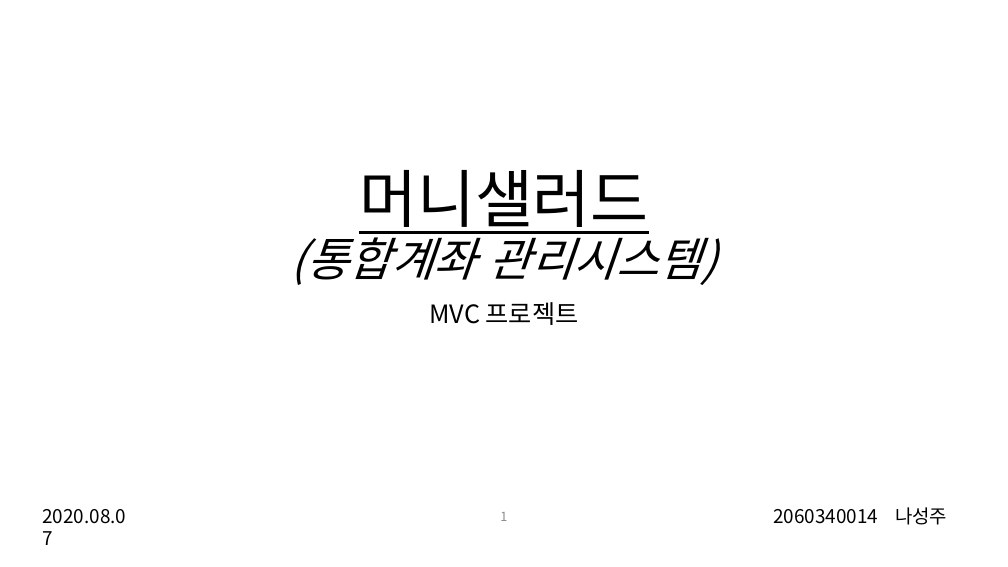
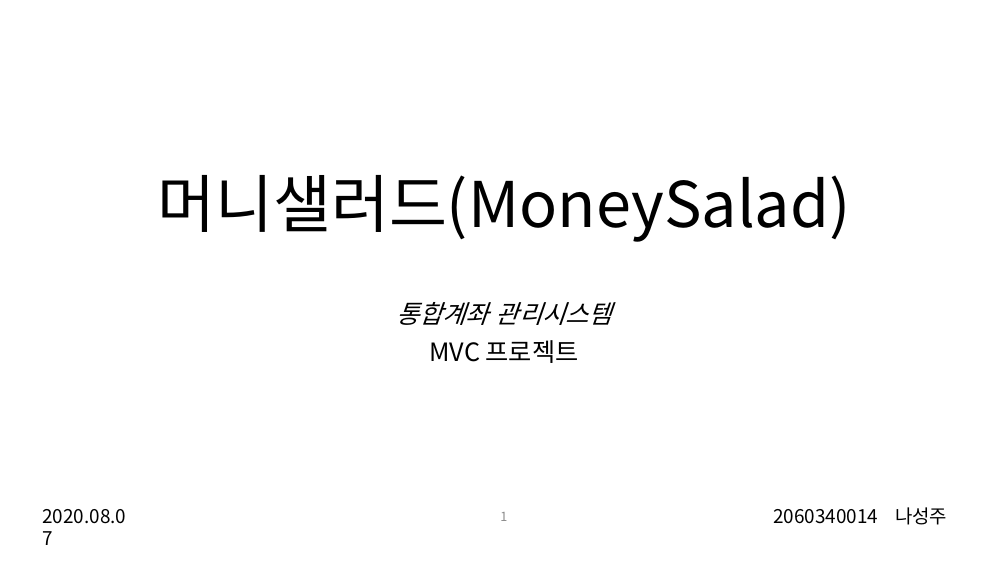
Before and after one commit to nacastle/kopo-MoneySalad, a slide deck: slide 1 of 머니샐러드_포트폴리오.pptx. Drawn at 1008x567 pixels with LibreOffice and Linux fonts; fonts in the diff are those of the drawing. Boxes give left, top, right and bottom in pixels: in the first picture for what was removed or moved away, otherwise in the second. Text is boxed around its words. In the diff, an @@ line names an element or a change of style, - is before the commit and + after.

```diff
--- a/머니샐러드_포트폴리오.pptx
+++ b/머니샐러드_포트폴리오.pptx
@@ title at [157, 175, 851, 242]: text changed; size 44 to 60 pt; italic off @@
-머니샐러드
-(통합계좌 관리시스템)
+머니샐러드(MoneySalad)
@@ subtitle at [396, 302, 612, 325]: paragraph added @@
+통합계좌 관리시스템
```
Also in this commit, not shown: 4 other slides changed, 2 slides added, 19 other files.
